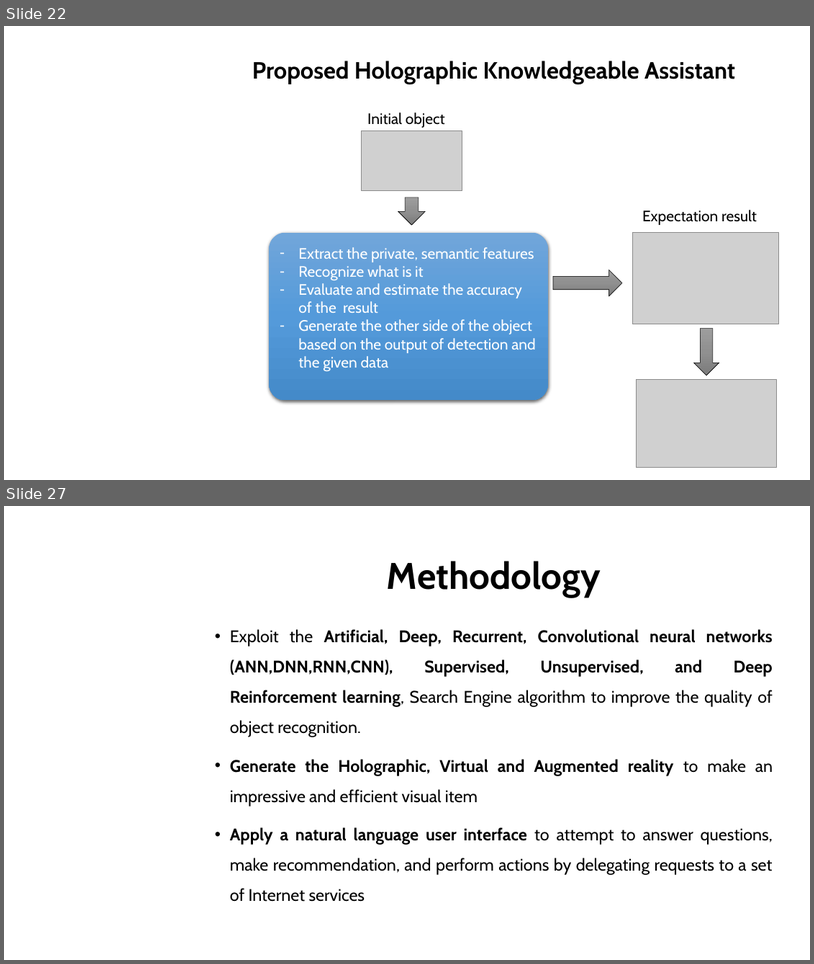
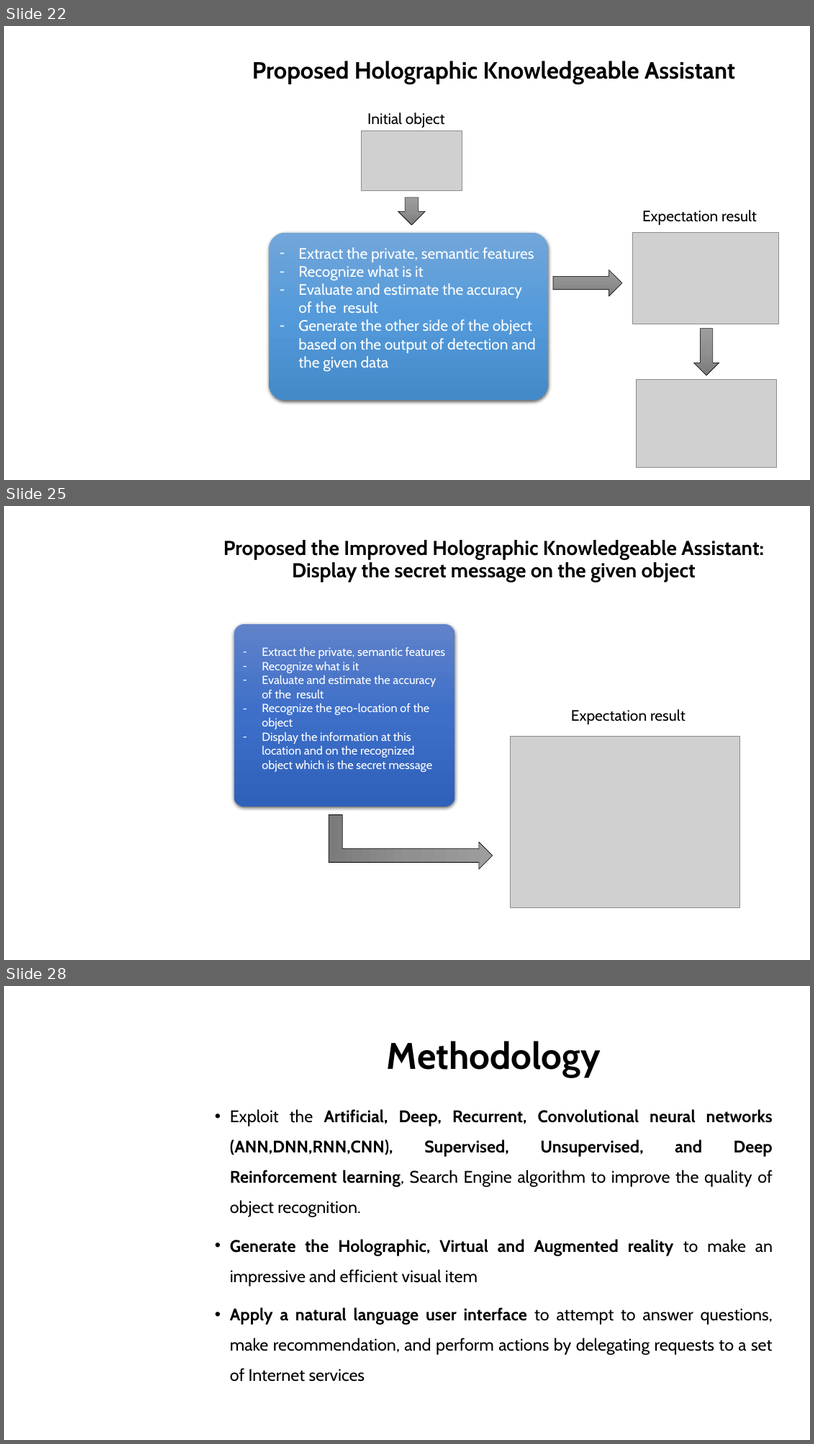
Before and after one commit to dungdovu/DGA1031, a slide deck: DGA1031/What is it.pptx. Shown one above the other, each under a label of ours: slides 22 and 27 before the commit, slides 22, 25 and 28 after it; the slides between them are not shown. The pictures are 814x964 and 814x1444 pixels, drawn with LibreOffice and Linux fonts; fonts in the diff are those of the drawing; grey boxes stand for pictures; background and template pictures are left out. Boxes give left, top, right and bottom in pixels: in the first picture for what was removed or moved away, otherwise in the second. Text is boxed around its words. In the diff, an @@ line names an element or a change of style, - is before the commit and + after.

```diff
--- a/DGA1031/What is it.pptx
+++ b/DGA1031/What is it.pptx
@@ slide 25 added at (4, 506, 810, 960), background picture (left out) @@
@@ title added at (224, 540, 764, 582), 24 pt, text #000000, bold @@
+Proposed the Improved Holographic Knowledgeable Assistant: Display the secret message on the given object
@@ rounded rectangle added at (234, 624, 455, 806), fill gradient #6183CB to #3E70CA to #3062BB, 14 pt, text #FFFFFF @@
+– Extract the private, semantic features
+– Recognize what is it
+– Evaluate and estimate the accuracy of the result
+– Recognize the geo-location of the object
+– Display the information at this location and on the recognized object which is the secret message
@@ text added at (571, 709, 686, 724), 18 pt, text #000000 @@
+Expectation result
@@ picture added at (510, 736, 740, 907) @@
@@ bent up arrow added at (329, 815, 493, 870), fill gradient #9D9D9D to #909090 to #7C7C7C, outline #000000 0.5 pt @@
@@ what was slide 27 is now slide 28 @@
```
Also in this commit, not shown: 6 slides changed.
